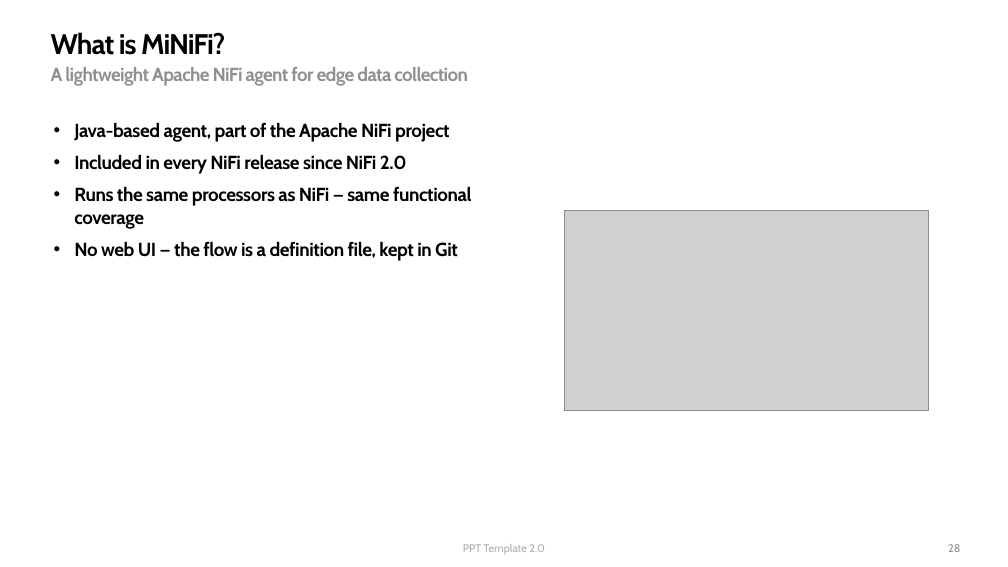
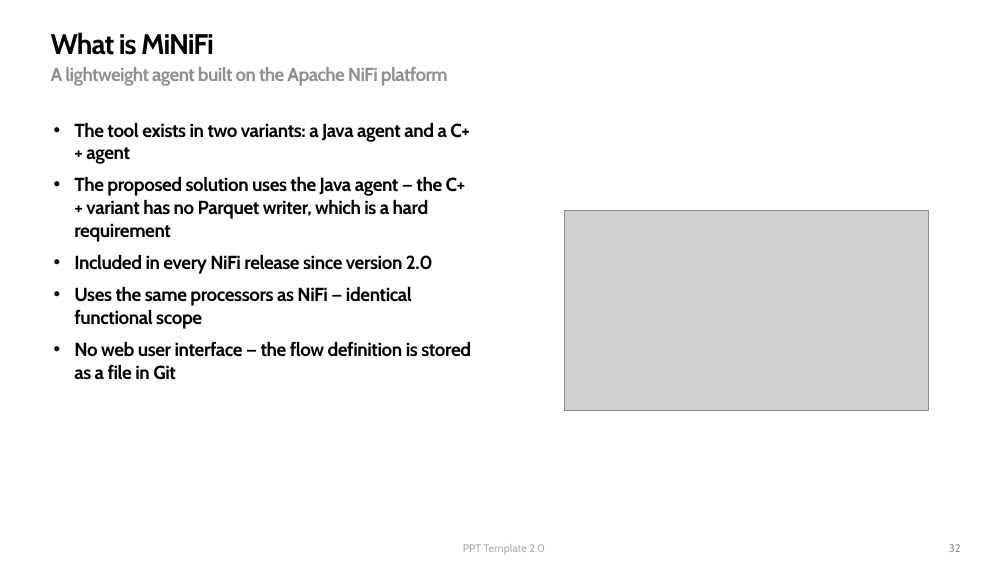
Before and after one commit to captjerzi-pixel/kb_jer, a slide deck: slide 32 of MiNiFi_pilot.pptx (slide 28 before the commit). Drawn at 1008x567 pixels with LibreOffice and Linux fonts; fonts in the diff are those of the drawing; grey boxes stand for pictures; background and template pictures are left out. Boxes give left, top, right and bottom in pixels: in the first picture for what was removed or moved away, otherwise in the second. Text is boxed around its words. In the diff, an @@ line names an element or a change of style, - is before the commit and + after.

```diff
--- a/MiNiFi_pilot.pptx
+++ b/MiNiFi_pilot.pptx
@@ text at (51, 32, 214, 55): text changed @@
-What is MiNiFi?
+What is MiNiFi
@@ text at (51, 67, 448, 86): text changed @@
-A lightweight Apache NiFi agent for edge data collection
+A lightweight agent built on the Apache NiFi platform
@@ text at (74, 122, 471, 380): text changed @@
-        • Java-based agent, part of the Apache NiFi project
-        • Included in every NiFi release since NiFi 2.0
-        • Runs the same processors as NiFi — same functional coverage
-        • No web UI — the flow is a definition file, kept in Git
+        • The tool exists in two variants: a Java agent and a C++ agent
+        • The proposed solution uses the Java agent — the C++ variant has no Parquet writer, which is a hard requirement
+        • Included in every NiFi release since version 2.0
+        • Uses the same processors as NiFi — identical functional scope
+        • No web user interface — the flow definition is stored as a file in Git
@@ page number at (949, 544, 961, 552): text changed @@
-28
+32
```
Also in this commit, not shown: 1 other slide changed, 10 slides added.
